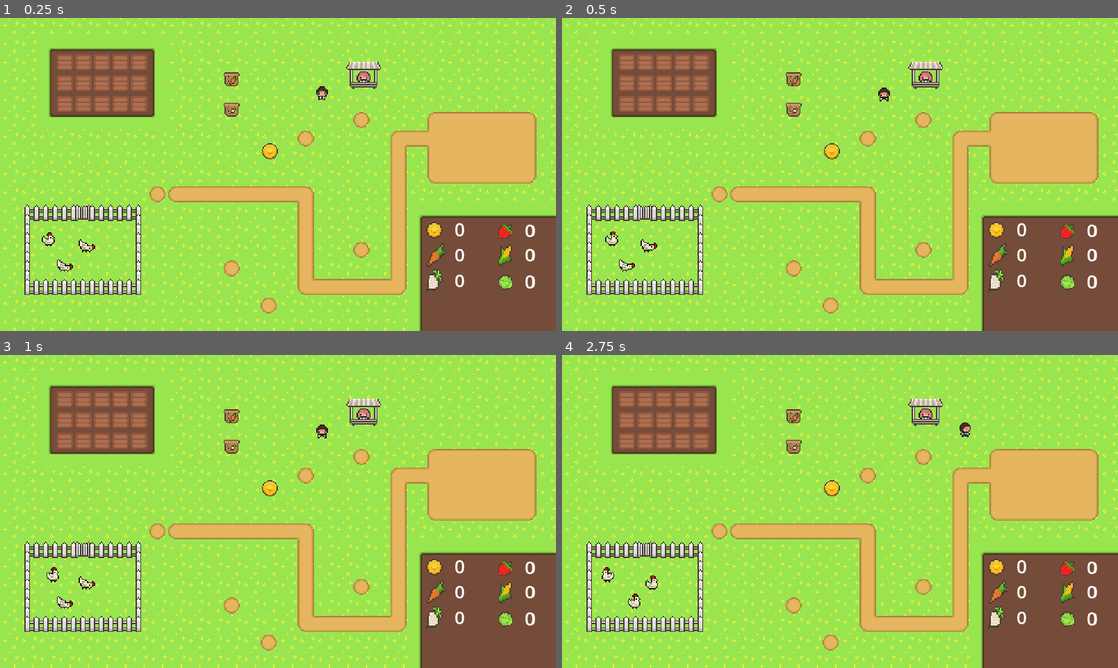
Above: before the commit, frames 1-4 (two rows, left to right).
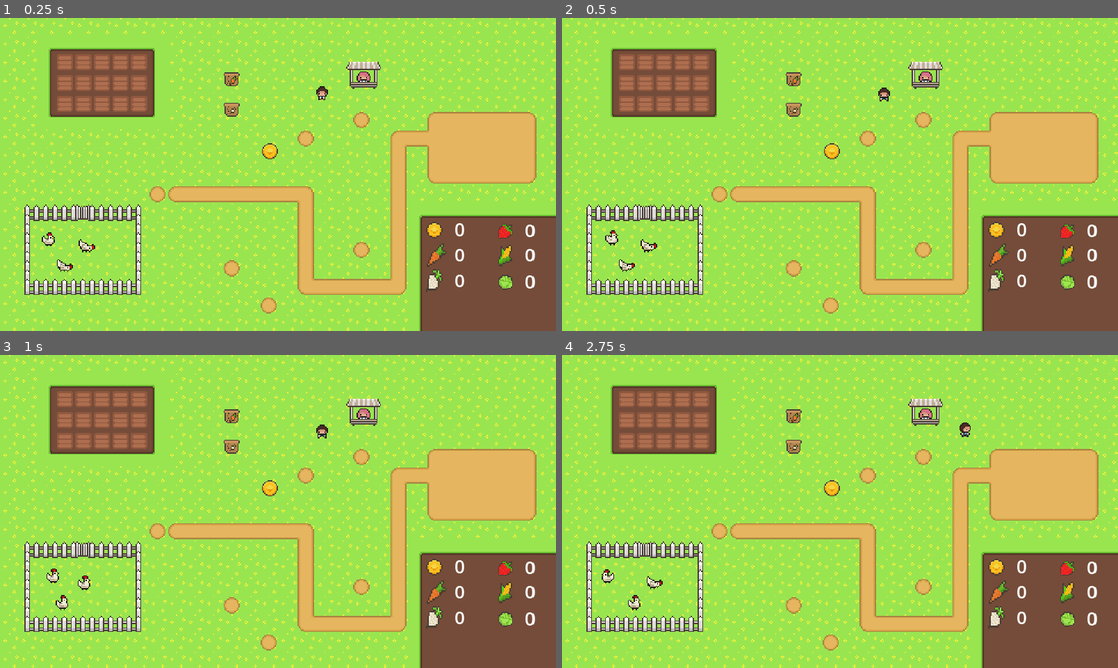
Above: after the commit, the same moments.

Repository: Ahmed-Dadousha/Family-Farm
Game: Godot game, scene res://Scenes/Levels/game.tscn
The game is run twice, just before and just after one commit, with the same random seed, the same clock (stepped at 60 frames per second) and the same inputs. Sound files missing from this copy of the repository are replaced by a short silence.
Inputs (mouse positions are in pixels of both pictures, inside the frame that each line leads up to):
- Up to frame 1 (0.25 s): no input
- Up to frame 2 (0.5 s): no input
- Up to frame 3 (1 s): drag from (66, 398) to (139, 439) at 0.52 s
- Up to frame 4 (2.75 s): drag from (628, 420) to (812, 574) at 1.27 s; move the mouse to (628, 439) at 2.02 s; press the mouse at (628, 439) at 2.03 s; hold D (right) from 2.03 s (still down)

Frame 1 is identical in both runs. In frame 2, less than 0.1% of the frame differs, in the area x 7-11%, y 67-73%; in frame 3, 0.2%, in the area x 8-18%, y 67-82%; in frame 4, 0.2%.

Commit message:
Update: Animals

Diff:
--- a/Scenes/Characters/chicken.tscn
+++ b/Scenes/Characters/chicken.tscn
@@ -39,7 +39,7 @@
 "duration": 1.0,
 "texture": SubResource("AtlasTexture_arsnd")
 }],
-"loop": true,
+"loop": false,
 "name": &"eating",
 "speed": 5.0
 }, {
@@ -53,13 +53,79 @@
 "duration": 1.0,
 "texture": SubResource("AtlasTexture_bd7ng")
 }],
-"loop": true,
+"loop": false,
 "name": &"walking",
 "speed": 5.0
 }]
 
 [sub_resource type="CircleShape2D" id="CircleShape2D_rted5"]
-radius = 5.09902
+radius = 4.0
+
+[sub_resource type="Animation" id="Animation_168cv"]
+length = 0.001
+
+[sub_resource type="Animation" id="Animation_new7p"]
+length = 0.8
+loop_mode = 1
+tracks/0/type = "value"
+tracks/0/imported = false
+tracks/0/enabled = true
+tracks/0/path = NodePath("AnimatedSprite2D:frame")
+tracks/0/interp = 1
+tracks/0/loop_wrap = true
+tracks/0/keys = {
+"times": PackedFloat32Array(0, 0.2, 0.4),
+"transitions": PackedFloat32Array(1, 1, 1),
+"update": 1,
+"values": [0, 1, 2]
+}
+tracks/1/type = "value"
+tracks/1/imported = false
+tracks/1/enabled = true
+tracks/1/path = NodePath("AnimatedSprite2D:animation")
+tracks/1/interp = 1
+tracks/1/loop_wrap = true
+tracks/1/keys = {
+"times": PackedFloat32Array(0),
+"transitions": PackedFloat32Array(1),
+"update": 1,
+"values": ["eating"]
+}
+
+[sub_resource type="Animation" id="Animation_syj6w"]
+length = 0.8
+loop_mode = 1
+tracks/0/type = "value"
+tracks/0/imported = false
+tracks/0/enabled = true
+tracks/0/path = NodePath("AnimatedSprite2D:frame")
+tracks/0/interp = 1
+tracks/0/loop_wrap = true
+tracks/0/keys = {
+"times": PackedFloat32Array(0, 0.2, 0.4),
+"transitions": PackedFloat32Array(1, 1, 1),
+"update": 1,
+"values": [0, 1, 2]
+}
+tracks/1/type = "value"
+tracks/1/imported = false
+tracks/1/enabled = true
+tracks/1/path = NodePath("AnimatedSprite2D:animation")
+tracks/1/interp = 1
+tracks/1/loop_wrap = true
+tracks/1/keys = {
+"times": PackedFloat32Array(0),
+"transitions": PackedFloat32Array(1),
+"update": 1,
+"values": ["walking"]
+}
+
+[sub_resource type="AnimationLibrary" id="AnimationLibrary_ctc6k"]
+_data = {
+"RESET": SubResource("Animation_168cv"),
+"eating": SubResource("Animation_new7p"),
+"walking": SubResource("Animation_syj6w")
+}
 
 [node name="chicken" type="CharacterBody2D"]
 script = ExtResource("1_pn7j7")
@@ -67,7 +133,7 @@
 [node name="AnimatedSprite2D" type="AnimatedSprite2D" parent="."]
 sprite_frames = SubResource("SpriteFrames_bqd34")
 animation = &"walking"
-frame_progress = 0.803057
+frame = 2
 
 [node name="CollisionShape2D" type="CollisionShape2D" parent="."]
 position = Vector2(-1, 0)
@@ -79,5 +145,10 @@
 
 [node name="state_timer" type="Timer" parent="timers"]
 
+[node name="AnimationPlayer" type="AnimationPlayer" parent="."]
+libraries = {
+"": SubResource("AnimationLibrary_ctc6k")
+}
+
 [connection signal="timeout" from="timers/walking_timer" to="." method="_on_walking_timer_timeout"]
 [connection signal="timeout" from="timers/state_timer" to="." method="_on_state_timer_timeout"]
--- a/Scripts/chicken.gd
+++ b/Scripts/chicken.gd
@@ -23,10 +23,10 @@
 	if eating:
 		current_move = 2 if randi_range(1,2) > 1.5 else 1
 		velocity = Vector2(0,0)
-		$AnimatedSprite2D.play("eating")
+		$AnimationPlayer.play("eating")
 
 	if walking:
-		$AnimatedSprite2D.play("walking")
+		$AnimationPlayer.play("walking")
 		if current_move == 1:
 			$AnimatedSprite2D.flip_h = true if xdir == -1 else false
 			velocity = Vector2(speed * xdir,0)
@@ -39,6 +39,7 @@
 		xdir *= -1
 		ydir *= -1
 		startTimer($timers/walking_timer)
+
 func _on_walking_timer_timeout():
 
 	var x = randi_range(1,2)
--- a/project.godot
+++ b/project.godot
@@ -26,6 +26,10 @@
 window/stretch/mode="canvas_items"
 window/stretch/aspect="ignore"
 window/stretch/scale=4.0
+
+[editor_plugins]
+
+enabled=PackedStringArray("res://addons/AS2P/plugin.cfg")
 
 [input]
 
Not shown: 1 places in Scenes/Characters/chicken.tscn that only renumber resources
Not shown, added: addons/AS2P/InspectorConvertor.gd
Not shown, added: addons/AS2P/NodeSelectorProperty.gd
Not shown, added: addons/AS2P/plugin.cfg
Not shown, added: addons/AS2P/plugin.gd
